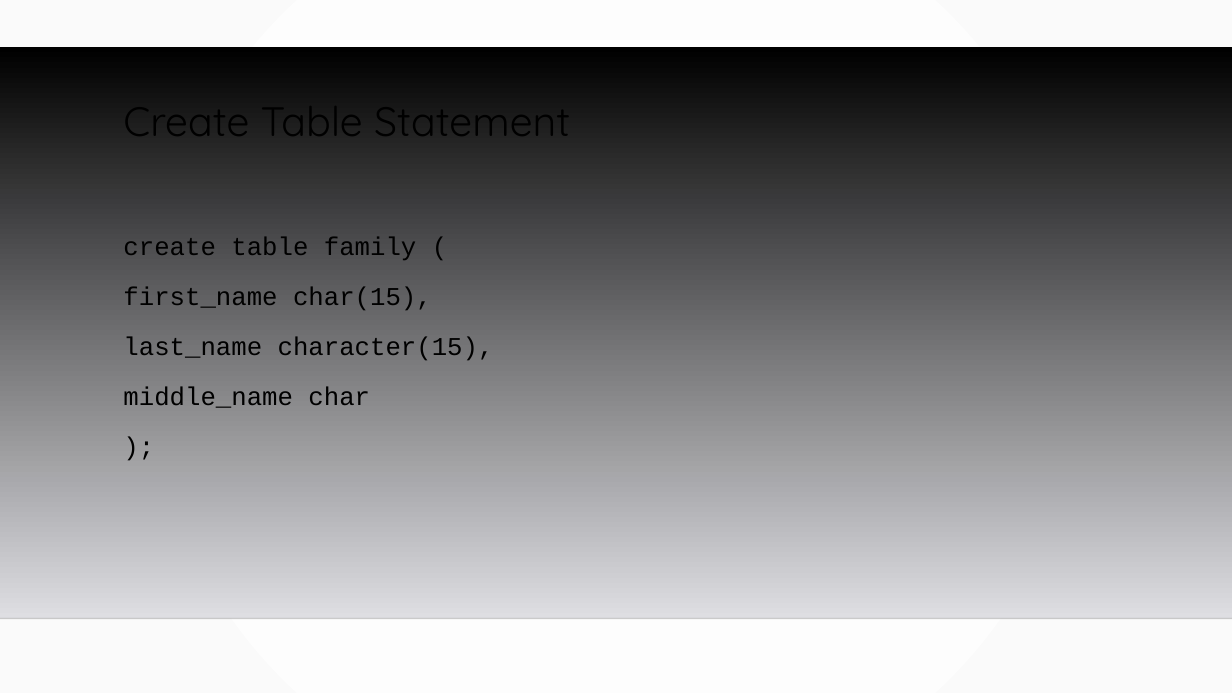
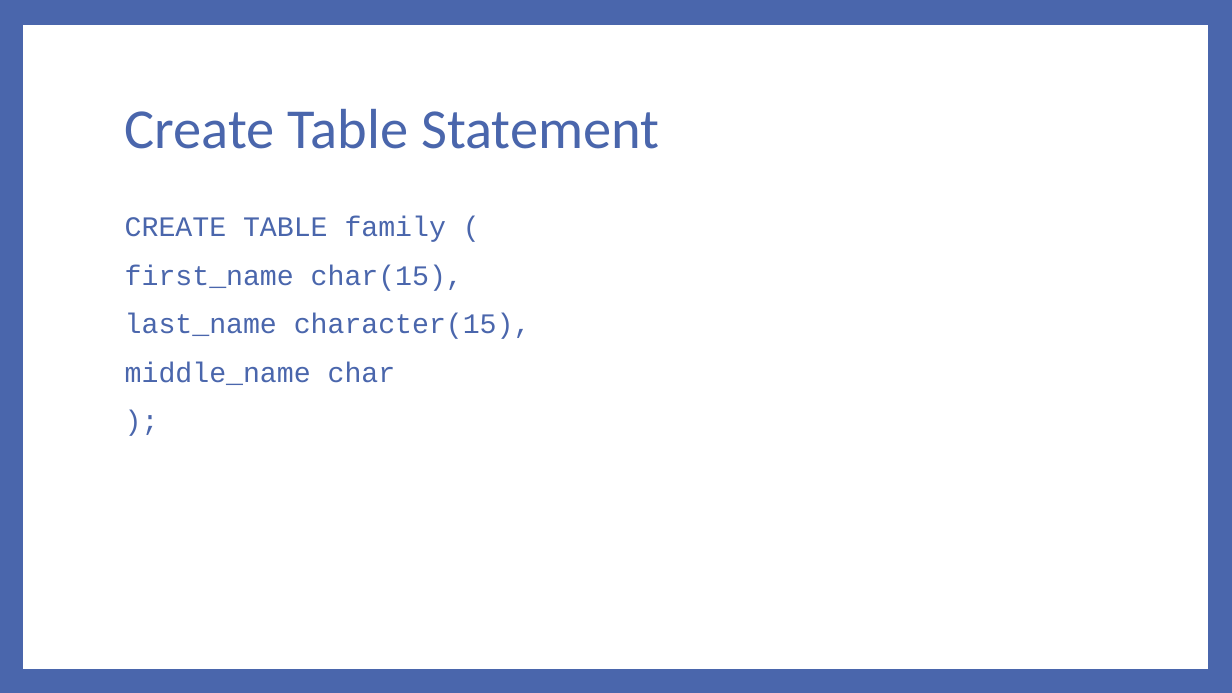
Before and after one commit to MGIS-UMN/GIS5577_week3, a slide deck: slide 6 of Database_Management.odp. Drawn at 1232x693 pixels with LibreOffice and Linux fonts; fonts in the diff are those of the drawing; background and template pictures are left out. Boxes give left, top, right and bottom in pixels: in the first picture for what was removed or moved away, otherwise in the second. Text is boxed around its words. In the diff, an @@ line names an element or a change of style, - is before the commit and + after.

Commit message:
updated for 2020

```diff
--- a/Database_Management.odp
+++ b/Database_Management.odp
@@ background gradient #FFFFFF to #FAFAFA to #4A66AC @@
@@ freeform shape resized from (x1=0, y1=47, x2=1232, y2=618) to (x1=23, y1=25, x2=1208, y2=670) @@
@@ freeform shape at (x1=23, y1=25, x2=1208, y2=670): fill gradient #000000 to #DEDEE2 to #FFFFFF @@
@@ title "Create Table Statement" moved from (x1=123, y1=88, x2=570, y2=149) to (x1=125, y1=109, x2=659, y2=149) @@
@@ title "Create Table Statement" at (x1=125, y1=109, x2=659, y2=149): size 32 to 44 pt, font Quicksand to Calibri, text colour #000000 to #4A66AC; vertical alignment top to middle @@
@@ text "CREATE TABLE family (" moved from (x1=123, y1=237, x2=494, y2=408) to (x1=125, y1=216, x2=531, y2=385) @@
@@ text at (x1=125, y1=216, x2=446, y2=242): text changed; size 20 to 22 pt; text colour #000000 to #4A66AC @@
-create table family (
+CREATE TABLE family (
@@ text at (x1=125, y1=265, x2=531, y2=385): size 20 to 22 pt, text colour #000000 to #4A66AC in "first_name char(15),", "last_name character(15),", "middle_name char", ");"; line spacing 1.2 to 0.9; more space between paragraphs @@
@@ line removed from (0, 618) to (1232, 618) @@
```
Also in this commit, not shown: 38 other slides changed.
